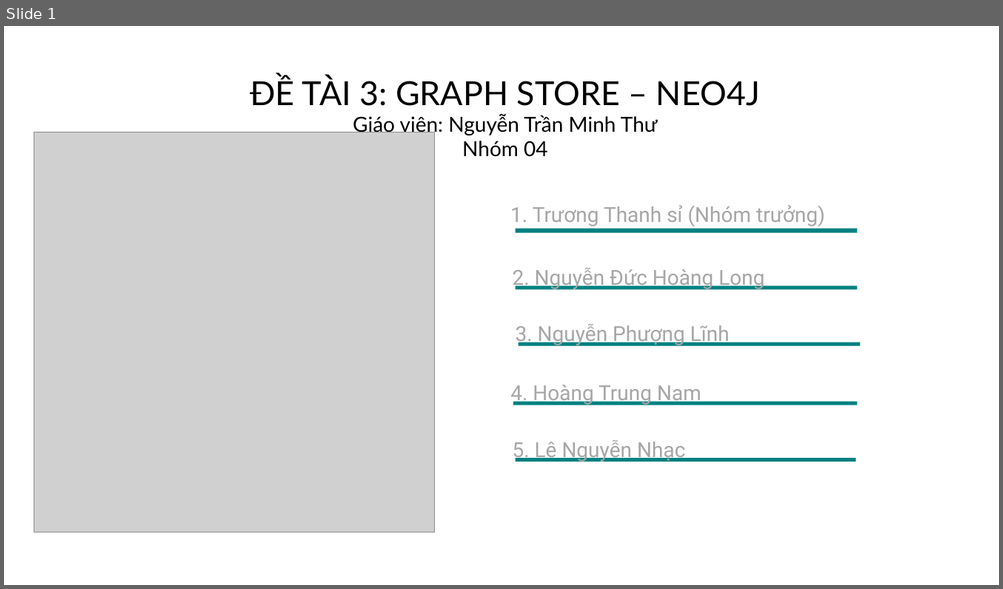
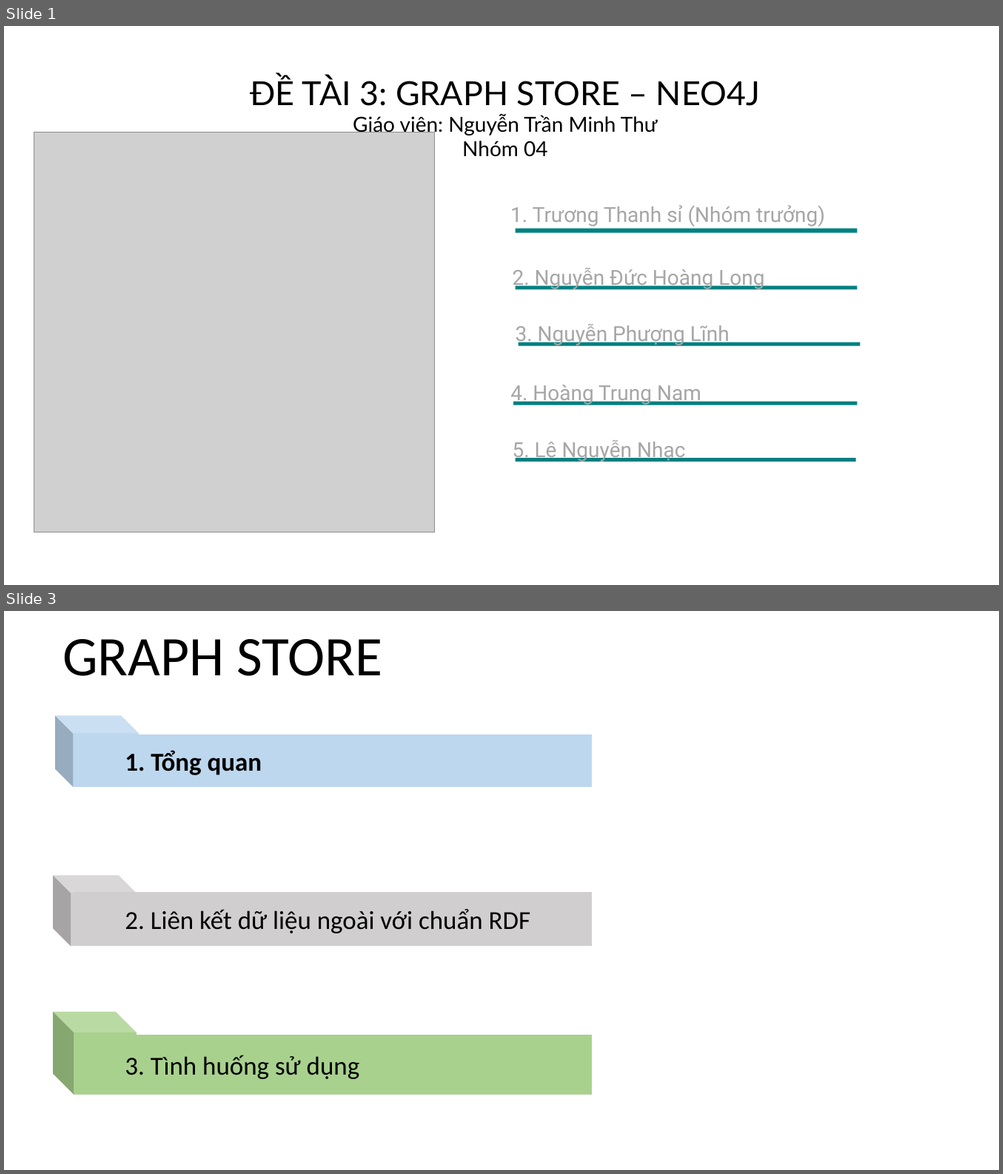
Before and after one commit to NguyenDucHoangLong/Group_4_HTTTHD, a slide deck: Document/Seminar/Slide/Slide_Nhóm 4.pptx. Shown one above the other, each under a label of ours: slide 1 before the commit, slides 1 and 3 after it; the slides between them are not shown. The pictures are 1003x589 and 1003x1174 pixels, drawn with LibreOffice and Linux fonts; fonts in the diff are those of the drawing; grey boxes stand for pictures. Boxes give left, top, right and bottom in pixels: in the first picture for what was removed or moved away, otherwise in the second. Text is boxed around its words. In the diff, an @@ line names an element or a change of style, - is before the commit and + after.

Commit message:
graph store chưa xong

```diff
--- a/Document/Seminar/Slide/Slide_Nhóm 4.pptx
+++ b/Document/Seminar/Slide/Slide_Nhóm 4.pptx
@@ slide 3 added at (4,611,999,1170), background #FFFFFF @@
@@ title added at (62,639,383,676), 54 pt, text #000000 @@
+GRAPH STORE
@@ cube added at (56,715,139,787), fill #BDD7EE @@
@@ parallelogram added at (75,735,592,787), fill #BDD7EE, 25 pt, text #000000, bold @@
+1. Tổng quan
@@ cube added at (54,876,136,947), fill #D0CECE @@
@@ parallelogram added at (75,892,592,947), fill #D0CECE, 25 pt, text #000000 @@
+2. Liên kết dữ liệu ngoài với chuẩn RDF
@@ cube added at (54,1012,136,1095), fill #A9D18E @@
@@ parallelogram added at (75,1035,592,1094), fill #A9D18E, 25 pt, text #000000 @@
+3. Tình huống sử dụng
```
Also in this commit, not shown: 1 slide changed, 8 other slides added, 1 slide removed.
